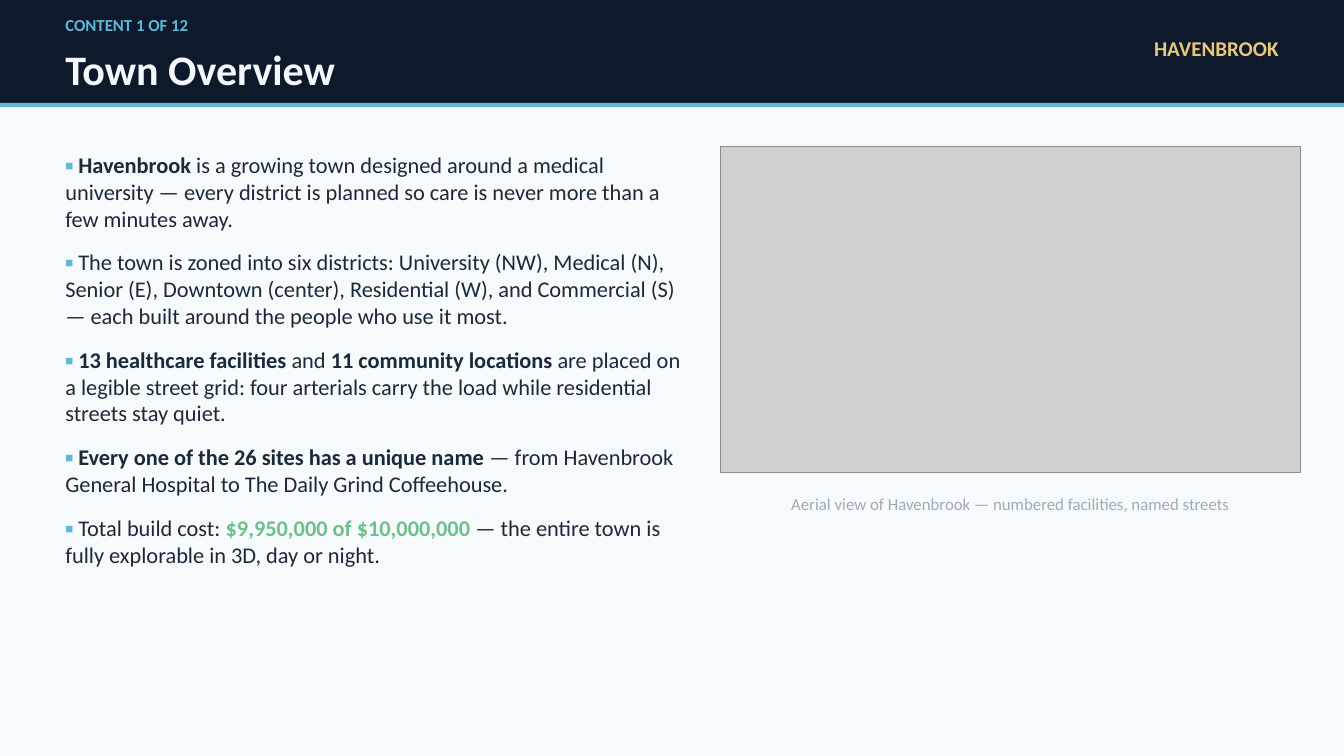
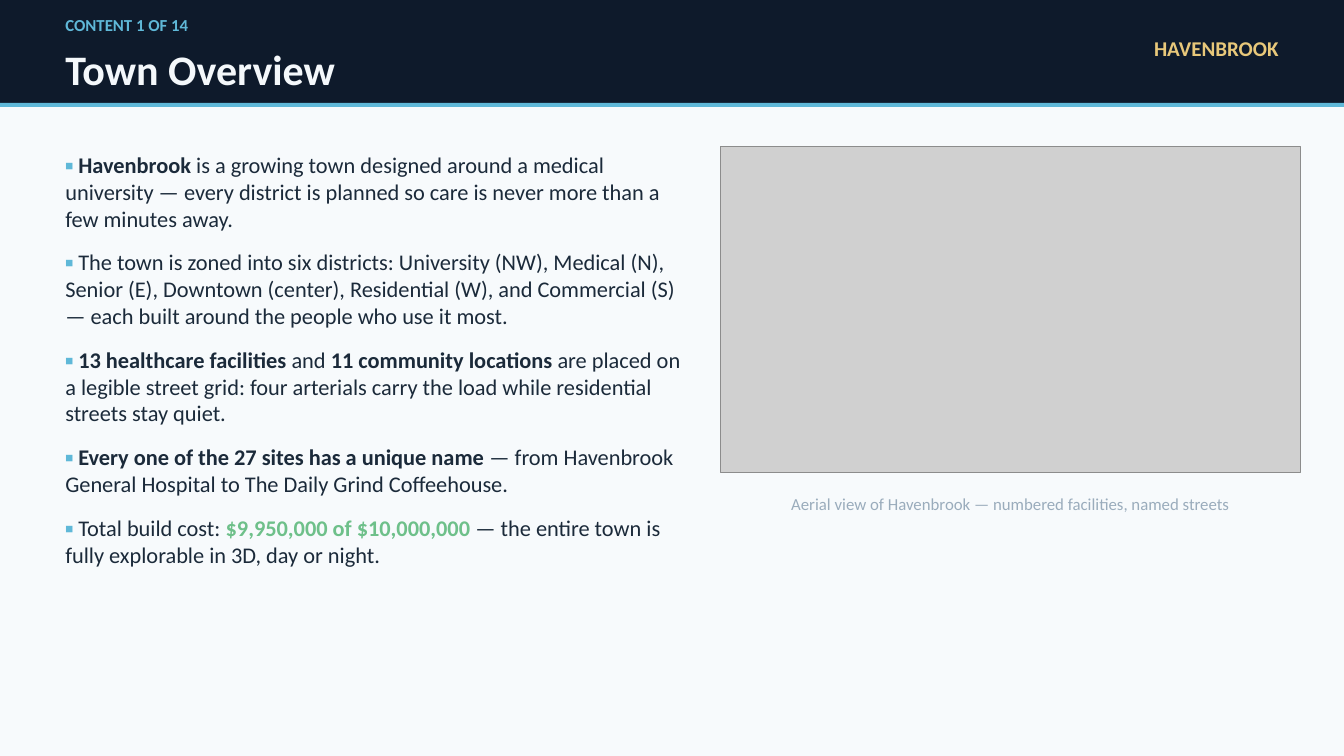
Before and after one commit to dev-abhinavmishra/Digital-Town, a slide deck: slide 2 of Havenbrook_Our_Town_Healthcare_Project.pptx. Drawn at 1344x756 pixels with LibreOffice and Linux fonts; fonts in the diff are those of the drawing; grey boxes stand for pictures. Boxes give left, top, right and bottom in pixels: in the first picture for what was removed or moved away, otherwise in the second. Text is boxed around its words. In the diff, an @@ line names an element or a change of style, - is before the commit and + after.

```diff
--- a/Havenbrook_Our_Town_Healthcare_Project.pptx
+++ b/Havenbrook_Our_Town_Healthcare_Project.pptx
@@ text at (65, 20, 188, 31): text changed @@
-CONTENT 1 OF 12
+CONTENT 1 OF 14
@@ text at (65, 449, 674, 496): text changed @@
-▪ Every one of the 26 sites has a unique name — from Havenbrook General Hospital to The Daily Grind Coffeehouse.
+▪ Every one of the 27 sites has a unique name — from Havenbrook General Hospital to The Daily Grind Coffeehouse.
```
Also in this commit, not shown: 11 other slides changed, 2 slides added, 7 other files.
